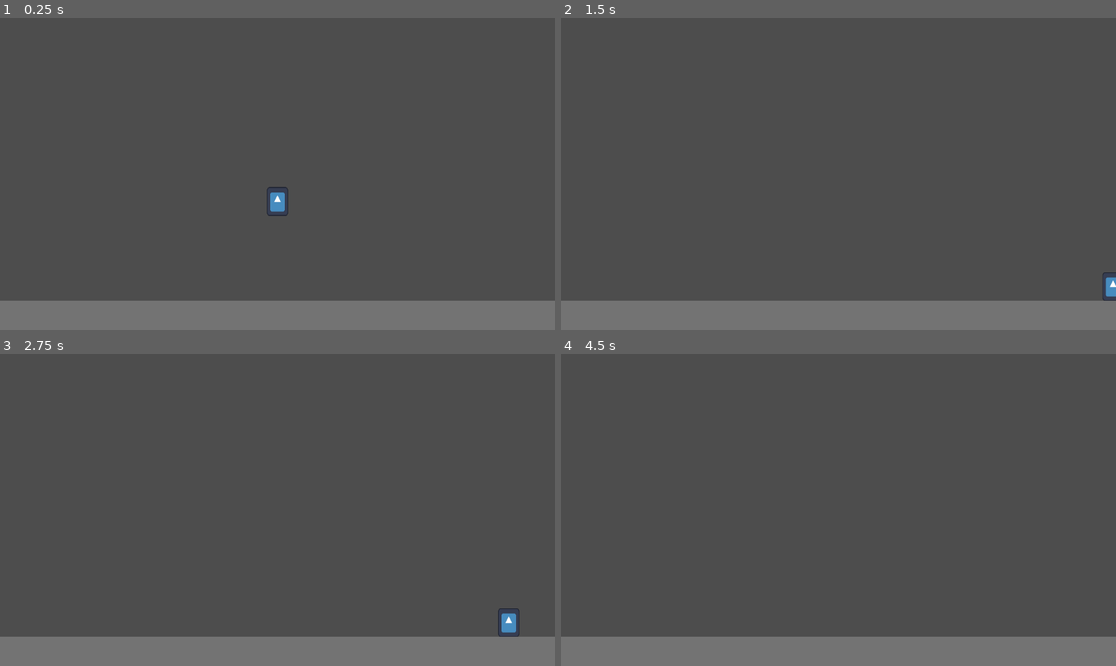
Above: before the commit, frames 1-4 (two rows, left to right).
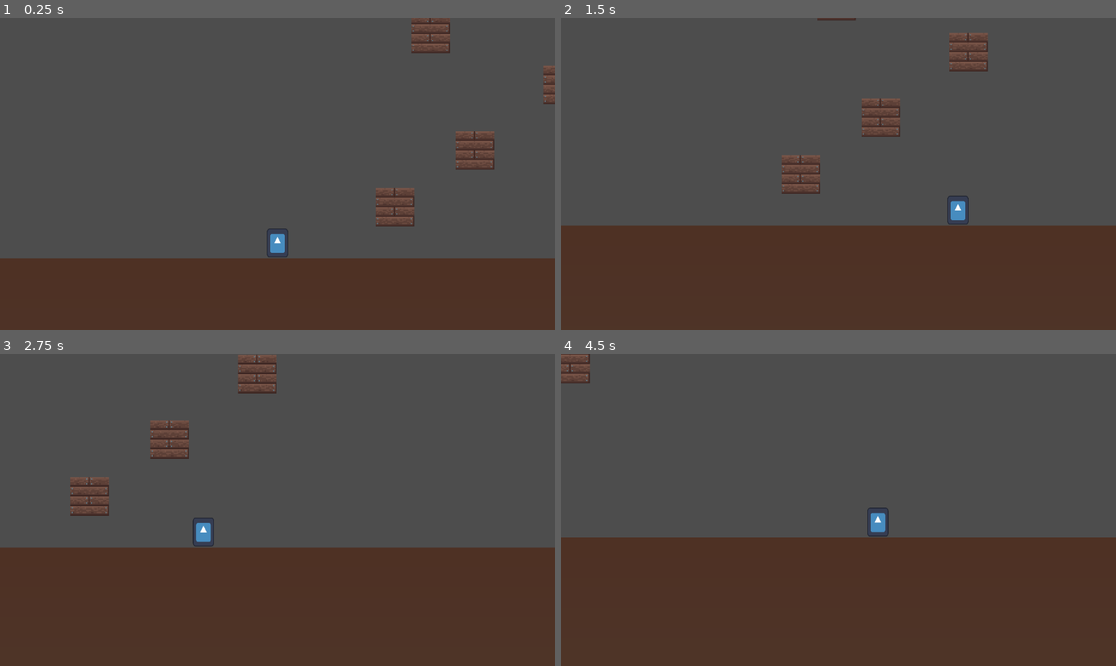
Above: after the commit, the same moments.

Repository: dicemaster5/Summon2Scale
Game: Godot game, scene res://scenes/main.tscn
The game is run twice, just before and just after one commit, with the same random seed, the same clock (stepped at 60 frames per second) and the same inputs. The engine's default icon, where the game draws it, is replaced by a stand-in: a white triangle on a blue panel in a dark square.
Inputs:
- Up to frame 1 (0.25 s): no input
- Up to frame 2 (1.5 s): tap Enter (ui_accept) at 0.5, 0.77 s; hold Right (ui_right) from 0.53 s (still down)
- Up to frame 3 (2.75 s): tap Enter (ui_accept) at 1.52 s; release Right (ui_right) at 2.03 s; hold Left (ui_left) from 2.03 s (still down)
- Up to frame 4 (4.5 s): release Left (ui_left) at 2.78 s; hold Right (ui_right) 2.78-4.28 s; tap Enter (ui_accept) at 3.02, 3.77 s; hold Left (ui_left) from 4.28 s (still down)

The runs differ from the first frame. In frame 1, 25% of the frame differs, in the area x 0-100%, y 0-100%; in frame 2, 35%; in frame 3, 40%; in frame 4, 42%.

Commit message:
Created a new block asset and follow cam

Diff:
--- /dev/null
+++ b/assets/blocks/deafault_block/block.tscn
@@ -0,0 +1,15 @@
+[gd_scene load_steps=3 format=3 uid="uid://cgmhxvijem8h5"]
+
+[ext_resource type="Texture2D" uid="uid://by1fqhmexmjke" path="res://assets/blocks/deafault_block/block.png" id="1_lu4ab"]
+
+[sub_resource type="RectangleShape2D" id="RectangleShape2D_jnevd"]
+size = Vector2(40, 40)
+
+[node name="Block" type="StaticBody2D"]
+
+[node name="CollisionShape2D" type="CollisionShape2D" parent="."]
+shape = SubResource("RectangleShape2D_jnevd")
+
+[node name="Sprite2D" type="Sprite2D" parent="."]
+scale = Vector2(0.0657895, 0.0657895)
+texture = ExtResource("1_lu4ab")
--- a/scenes/main.tscn
+++ b/scenes/main.tscn
@@ -1,19 +1,29 @@
-[gd_scene load_steps=5 format=3 uid="uid://dqjwfb7v30oht"]
+[gd_scene load_steps=8 format=3 uid="uid://dqjwfb7v30oht"]
 
+[ext_resource type="Script" path="res://systems/follow_cam.gd" id="1_k2bgo"]
 [ext_resource type="PackedScene" uid="uid://k3xhnojhg2vg" path="res://scenes/player.tscn" id="1_ucno6"]
+[ext_resource type="PackedScene" uid="uid://cgmhxvijem8h5" path="res://assets/blocks/deafault_block/block.tscn" id="3_1miv3"]
 
 [sub_resource type="WorldBoundaryShape2D" id="WorldBoundaryShape2D_1ew2j"]
 
 [sub_resource type="CanvasItemMaterial" id="CanvasItemMaterial_p1rrr"]
 
-[sub_resource type="CanvasTexture" id="CanvasTexture_dqi4m"]
+[sub_resource type="Gradient" id="Gradient_y16qk"]
+colors = PackedColorArray(0.308519, 0.192436, 0.143938, 1, 0.31391, 0.267502, 0.21126, 1)
+
+[sub_resource type="GradientTexture2D" id="GradientTexture2D_kcpit"]
+gradient = SubResource("Gradient_y16qk")
+fill_to = Vector2(0, 1)
 
 [node name="Main" type="Node2D"]
 
-[node name="Camera2D" type="Camera2D" parent="."]
+[node name="Camera2D" type="Camera2D" parent="." node_paths=PackedStringArray("follow_target")]
 zoom = Vector2(2, 2)
+script = ExtResource("1_k2bgo")
+follow_target = NodePath("../Player")
 
 [node name="Player" parent="." instance=ExtResource("1_ucno6")]
+position = Vector2(0, 107)
 
 [node name="Floor" type="StaticBody2D" parent="."]
 position = Vector2(0, 132)
@@ -22,8 +32,22 @@
 shape = SubResource("WorldBoundaryShape2D_1ew2j")
 
 [node name="Sprite2D" type="Sprite2D" parent="Floor"]
-modulate = Color(0.450648, 0.450648, 0.450648, 1)
 material = SubResource("CanvasItemMaterial_p1rrr")
-position = Vector2(1.43051e-06, 286.75)
-scale = Vector2(3154, 574.5)
-texture = SubResource("CanvasTexture_dqi4m")
+position = Vector2(0, 333)
+scale = Vector2(3515.77, 10.375)
+texture = SubResource("GradientTexture2D_kcpit")
+
+[node name="Block" parent="." instance=ExtResource("3_1miv3")]
+position = Vector2(122, 80)
+
+[node name="Block2" parent="." instance=ExtResource("3_1miv3")]
+position = Vector2(205, 21)
+
+[node name="Block3" parent="." instance=ExtResource("3_1miv3")]
+position = Vector2(296, -47)
+
+[node name="Block4" parent="." instance=ExtResource("3_1miv3")]
+position = Vector2(159, -100)
+
+[node name="Block5" parent="." instance=ExtResource("3_1miv3")]
+position = Vector2(43, -156)
--- a/scenes/player.tscn
+++ b/scenes/player.tscn
@@ -1,7 +1,7 @@
 [gd_scene load_steps=4 format=3 uid="uid://k3xhnojhg2vg"]
 
 [ext_resource type="Texture2D" uid="uid://dxi2g8qel7o4i" path="res://icon.svg" id="1_u7ycv"]
-[ext_resource type="Script" path="res://scenes/player.gd" id="1_ydmqw"]
+[ext_resource type="Script" path="res://systems/player.gd" id="1_ydmqw"]
 
 [sub_resource type="CapsuleShape2D" id="CapsuleShape2D_gy50o"]
 
--- /dev/null
+++ b/systems/follow_cam.gd
@@ -0,0 +1,12 @@
+extends Camera2D
+
+@export var follow_target: Node2D
+@export var follow_speed: float = 2
+
+# Called when the node enters the scene tree for the first time.
+func _ready() -> void:
+	pass # Replace with function body.
+
+# Called every frame. 'delta' is the elapsed time since the previous frame.
+func _process(delta: float) -> void:
+	position = lerp(position, follow_target.global_position, follow_speed * delta)
Not shown, added: assets/Blue Witch/Blue_witch/B_witch_attack.png.import
Not shown, added: assets/Blue Witch/Blue_witch/B_witch_charge.png.import
Not shown, added: assets/Blue Witch/Blue_witch/B_witch_death.png.import
Not shown, added: assets/Blue Witch/Blue_witch/B_witch_idle.png.import
Not shown, added: assets/Blue Witch/Blue_witch/B_witch_run.png.import
Not shown, added: assets/Blue Witch/Blue_witch/B_witch_take_damage.png.import
Not shown, added: assets/Briefcase.png.import
Not shown, added: assets/HeightScale.png.import
Renamed: assets/Block.png -> assets/blocks/deafault_block/block.png
Not shown, added: assets/blocks/deafault_block/block.png.import
Renamed: scenes/player.gd -> systems/player.gd
